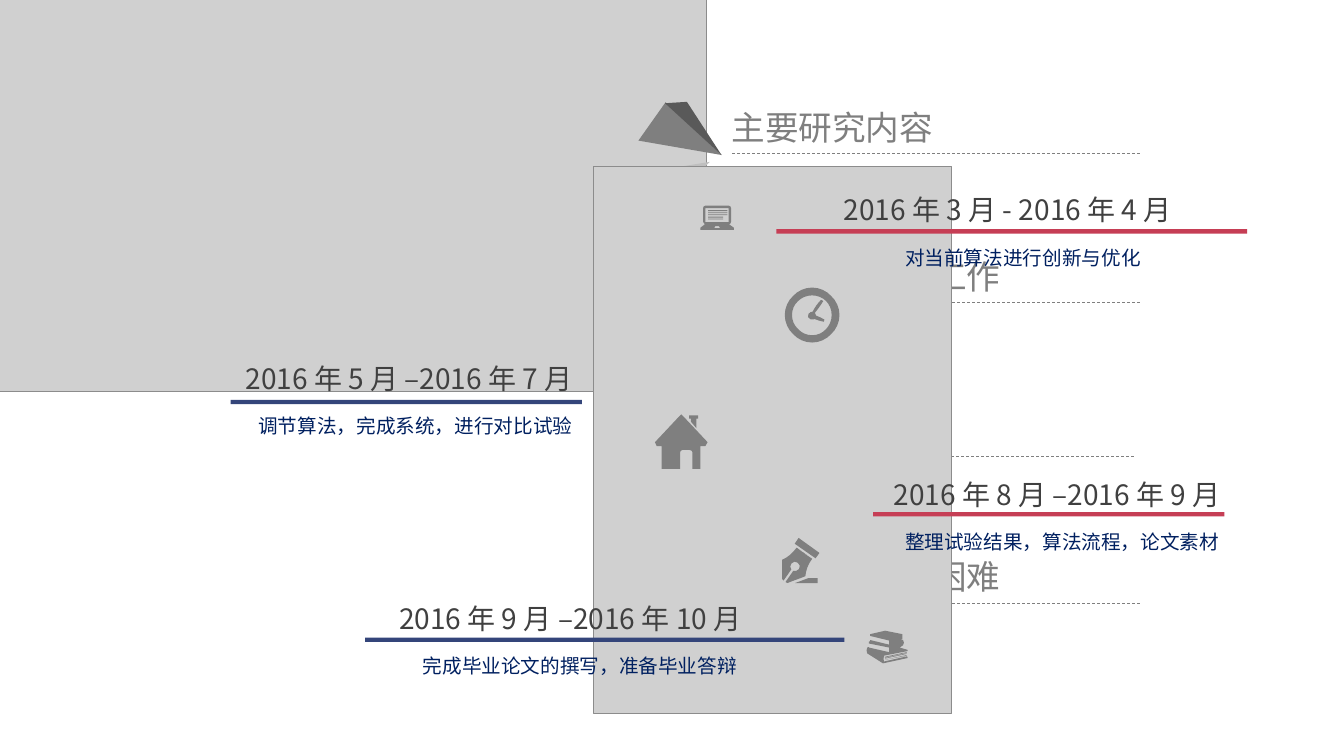
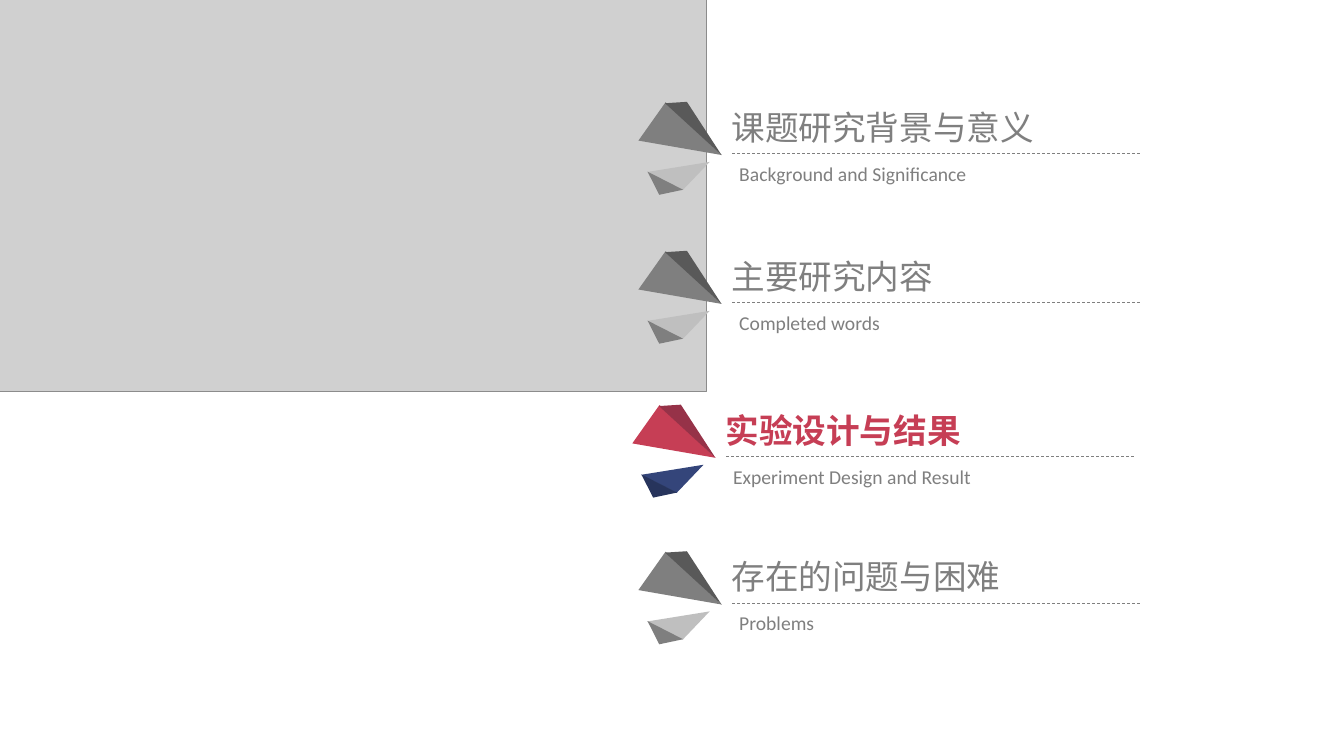
Before and after one commit to 616905919/Graduation-Project, a slide deck: slide 15 of 答辩ppt.pptx (slide 23 before the commit). Drawn at 1344x756 pixels with LibreOffice and Linux fonts; fonts in the diff are those of the drawing; grey boxes stand for pictures; background and template pictures are left out. Boxes give left, top, right and bottom in pixels: in the first picture for what was removed or moved away, otherwise in the second. Text is boxed around its words. In the diff, an @@ line names an element or a change of style, - is before the commit and + after.

```diff
--- a/答辩ppt.pptx
+++ b/答辩ppt.pptx
@@ text at (x1=732, y1=111, x2=1034, y2=143): text changed @@
-主要研究内容
+课题研究背景与意义
@@ picture removed at (x1=594, y1=166, x2=952, y2=714) @@
@@ text at (x1=739, y1=167, x2=966, y2=185): text changed @@
-Contents
+Background and Significance
@@ text removed at (x1=844, y1=192, x2=1172, y2=228) @@
-2016 年 3 月 - 2016 年 4 月
@@ rectangle removed at (x1=776, y1=229, x2=1247, y2=234) @@
@@ freeform shape resized from (x1=785, y1=287, x2=840, y2=343) to (x1=638, y1=251, x2=722, y2=303) @@
@@ freeform shape added at (x1=665, y1=251, x2=722, y2=304), fill #595959 @@
@@ text at (x1=732, y1=260, x2=934, y2=292): text changed @@
-已完成的研究工作
+主要研究内容
@@ text removed at (x1=905, y1=245, x2=1141, y2=271) @@
-对当前算法进行创新与优化
@@ freeform shape added at (x1=647, y1=310, x2=713, y2=343), fill #BFBFBF @@
@@ freeform shape at (x1=648, y1=317, x2=684, y2=345): rotation 0 to 172 degrees; outline redrawn @@
@@ text removed at (x1=246, y1=365, x2=573, y2=397) @@
-2016 年 5 月 –2016 年 7 月
@@ rectangle removed at (x1=231, y1=400, x2=583, y2=404) @@
@@ text removed at (x1=258, y1=416, x2=572, y2=435) @@
-调节算法，完成系统，进行对比试验
@@ freeform shape added at (x1=632, y1=405, x2=716, y2=458), fill #C63E55 @@
@@ freeform shape resized from (x1=655, y1=414, x2=708, y2=469) to (x1=659, y1=404, x2=716, y2=458) @@
@@ freeform shape at (x1=659, y1=404, x2=716, y2=458): fill #7F7F7F to #963248 @@
@@ text at (x1=725, y1=414, x2=960, y2=446): text changed @@
-进度安排
+实验设计与结果
@@ freeform shape added at (x1=641, y1=465, x2=707, y2=497), fill #34457A @@
@@ freeform shape added at (x1=642, y1=470, x2=678, y2=498), fill #27345C @@
@@ text at (x1=733, y1=470, x2=971, y2=488): text changed @@
-Schedule
+Experiment Design and Result
@@ text removed at (x1=894, y1=477, x2=1221, y2=513) @@
-2016 年 8 月 –2016 年 9 月
@@ rectangle removed at (x1=873, y1=512, x2=1225, y2=516) @@
@@ text removed at (x1=905, y1=528, x2=1219, y2=554) @@
-整理试验结果，算法流程，论文素材
@@ freeform shape resized from (x1=782, y1=538, x2=820, y2=584) to (x1=638, y1=552, x2=722, y2=604) @@
@@ freeform shape added at (x1=665, y1=552, x2=722, y2=605), fill #595959 @@
@@ text removed at (x1=399, y1=601, x2=742, y2=637) @@
-2016 年 9 月 –2016 年 10 月
@@ freeform shape added at (x1=647, y1=612, x2=713, y2=644), fill #BFBFBF @@
@@ freeform shape at (x1=648, y1=617, x2=684, y2=645): rotation 0 to 172 degrees; outline redrawn @@
@@ rectangle removed at (x1=365, y1=638, x2=845, y2=642) @@
@@ text removed at (x1=423, y1=652, x2=737, y2=678) @@
-完成毕业论文的撰写，准备毕业答辩
```
Also in this commit, not shown: 8 other slides changed, 1 other file.
